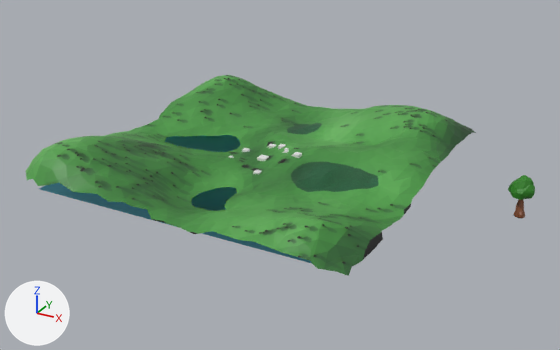
Renders of the Blender file Blender Models/Landscape/landscape.blend from each side of a commit.
Camera for both pictures: a camera (50 mm lens) standing at (117.7, -202.7, 96.7) and looking at (9.5, -5.9, -1.6). The lights are fixed; the arrows at lower left show +X, +Y and +Z.

Objects in the first picture: 'Icosphere.001', 'ground 2', 'water'.
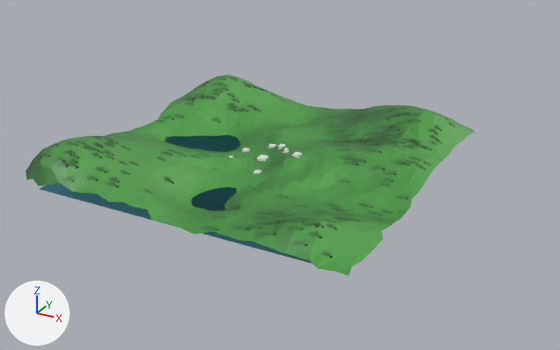
Boxes (x1, y1, x2, y2) around the edits, measured in the pictures (560 x 350 px; the box of a moved part takes in the faces that stretch with it):
'Icosphere.001', hidden (green)
    before: (508, 175, 535, 218)
part 1 of me_plane_003, cut back
    both: (222, 188, 280, 224)
part 2 of me_plane_003, moved or reshaped
    both: (282, 118, 313, 134)
part 3 of me_plane_003, moved or reshaped
    both: (251, 144, 263, 151)
part 4 of me_plane_003, recoloured
    both: (25, 75, 476, 276)

The edits, one by one:
Material 'Material.009' (mat_material_009) is new.
Its texture is img_path.
me_plane_003 is used by ob_ground_2; location (0.0, 0.0, 0.0); scale (300.0, 300.0, 300.0).
Verts and faces of me_plane_003; kept vertices keep their numbers, new ones are numbered from 1517.
Before the commit, vertices of me_plane_003: 351 (-0.031, 0.117, 0.0) at pixel (289, 121), 763 (-0.006, 0.08, 0.006) at pixel (293, 129), 783 (-0.009, 0.114, -0.001) at pixel (303, 125), 1055 (-0.016, 0.092, 0.005) at pixel (290, 126).
Before the commit, vertices of me_plane_003: 819 (-0.023, 0.022, -0.001) at pixel (255, 148), 937 (-0.023, 0.03, 0.0) at pixel (258, 146).
me_plane_003 had 1517 vertices, 2935 faces and spanned x -0.185..0.185, y -0.184..0.185, z -0.01..0.038.
me_plane_003 now has 1504 vertices, 2909 faces and spans x -0.185..0.185, y -0.184..0.185, z -0.01..0.038.
Part 1, on me_plane_003:
13 vertices are removed from x 0.026..0.055, y -0.096..-0.07, z -0.003..0.001.
37 faces are deleted.
2 vertices move from x 0.057..0.066, y -0.137..-0.123, z 0.004..0.005 to x 0.056..0.068, y -0.133..-0.126, z 0.004..0.005.
11 new faces join them.
Part 2, on me_plane_003:
Vertex 351 moves to (-0.028, 0.117, -0.001), pixel (291, 122).
Vertex 763 moves to (-0.002, 0.085, 0.005), pixel (298, 130).
Vertex 783 moves to (-0.014, 0.109, 0.0), pixel (298, 125).
Vertex 1055 moves to (-0.014, 0.092, 0.005), pixel (291, 126).
Part 3, on me_plane_003:
Vertex 819 moves to (-0.02, 0.023, 0.0), pixel (257, 148).
Vertex 937 moves to (-0.024, 0.028, -0.001), pixel (256, 146).
me_plane_003 part 4: 2898 faces spanning x -0.184..0.185, y -0.184..0.185, z -0.01..0.038 switch from mat_material_001 to mat_material_009 (picture img_path).
Object 'Icosphere.001' (ob_icosphere_001) is now hidden.
